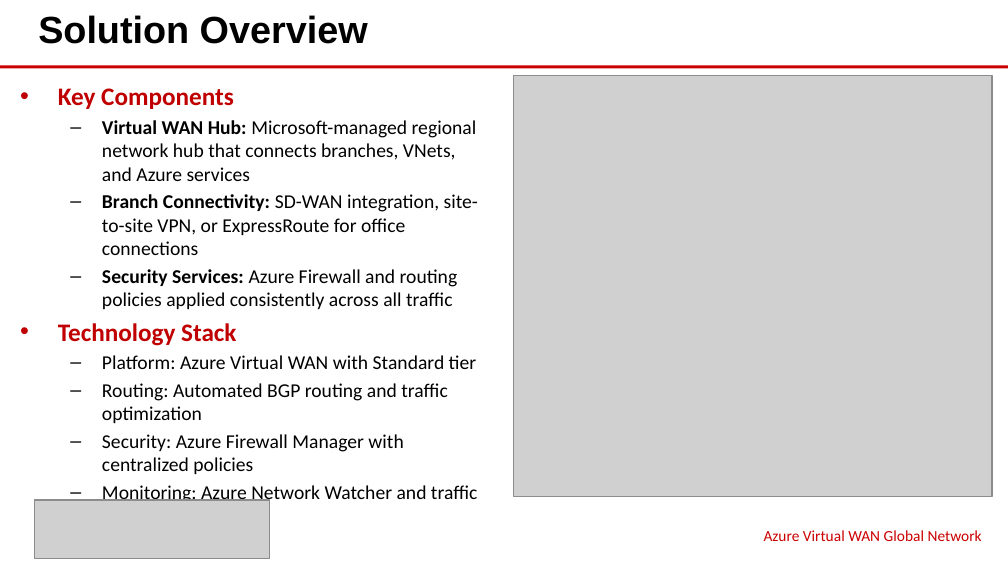
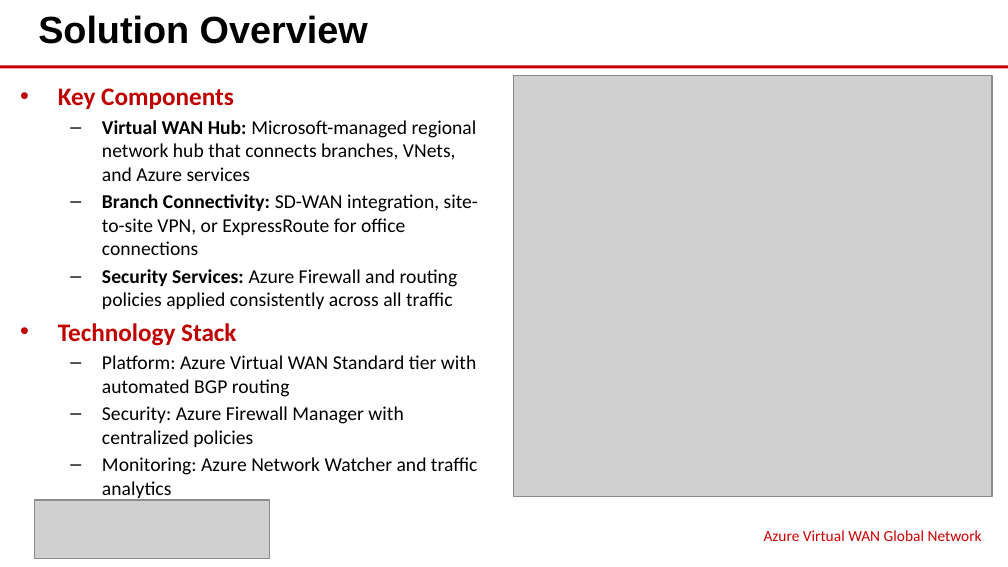
Before and after one commit to eoframework/solutions, a slide deck: slide 4 of solutions/azure/network/virtual-wan-global/presales/solution-briefing.pptx. Drawn at 1008x567 pixels with LibreOffice and Linux fonts; fonts in the diff are those of the drawing; grey boxes stand for pictures. Boxes give left, top, right and bottom in pixels: in the first picture for what was removed or moved away, otherwise in the second. Text is boxed around its words. In the diff, an @@ line names an element or a change of style, - is before the commit and + after.

```diff
--- a/solutions/azure/network/virtual-wan-global/presales/solution-briefing.pptx
+++ b/solutions/azure/network/virtual-wan-global/presales/solution-briefing.pptx
@@ text at <box>102,355,476,397</box>: text changed @@
-  – Platform: Azure Virtual WAN with Standard tier
-  – Routing: Automated BGP routing and traffic optimization
+  – Platform: Azure Virtual WAN Standard tier with automated BGP routing
```
Also in this commit, not shown: 9 other files.
